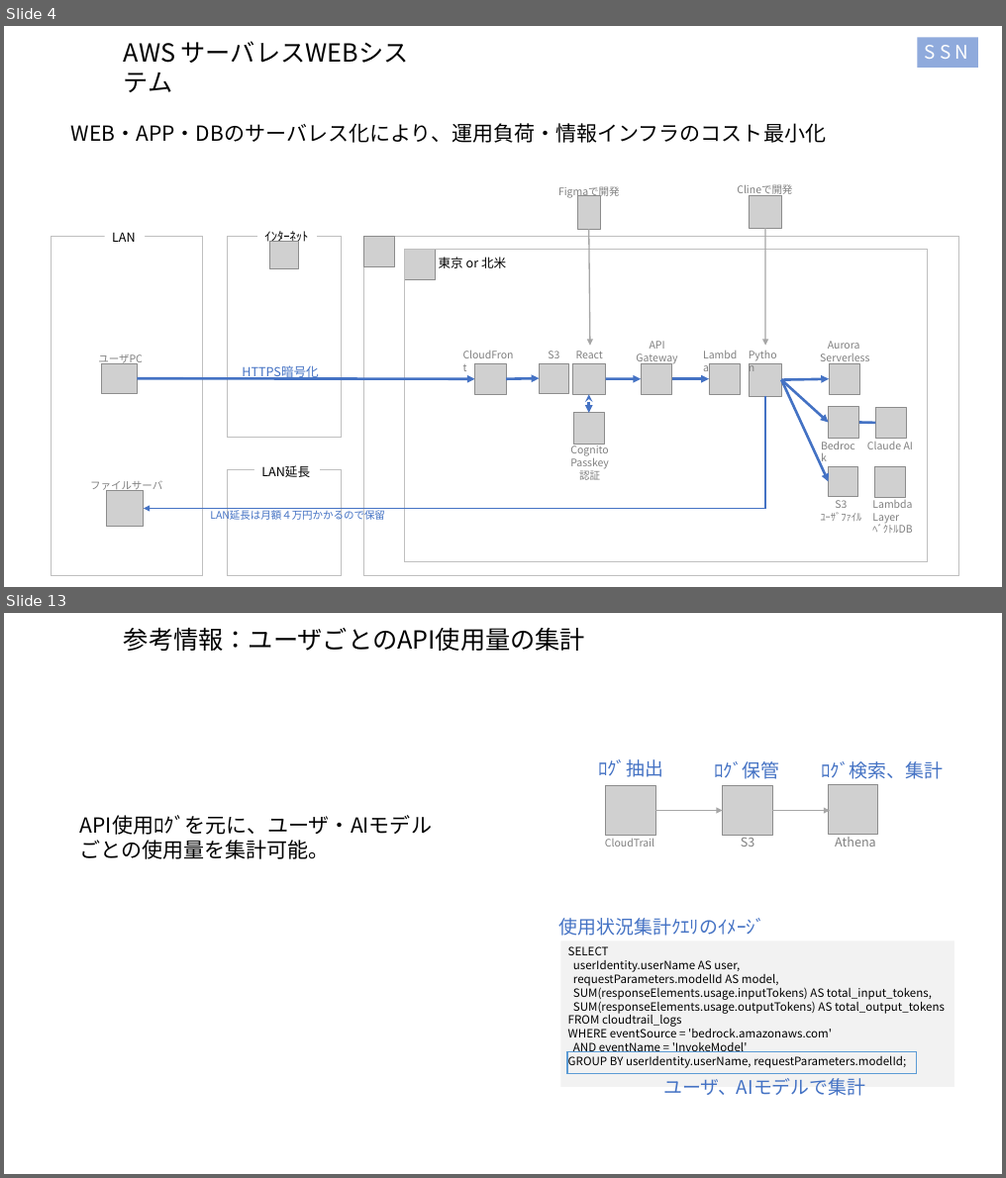
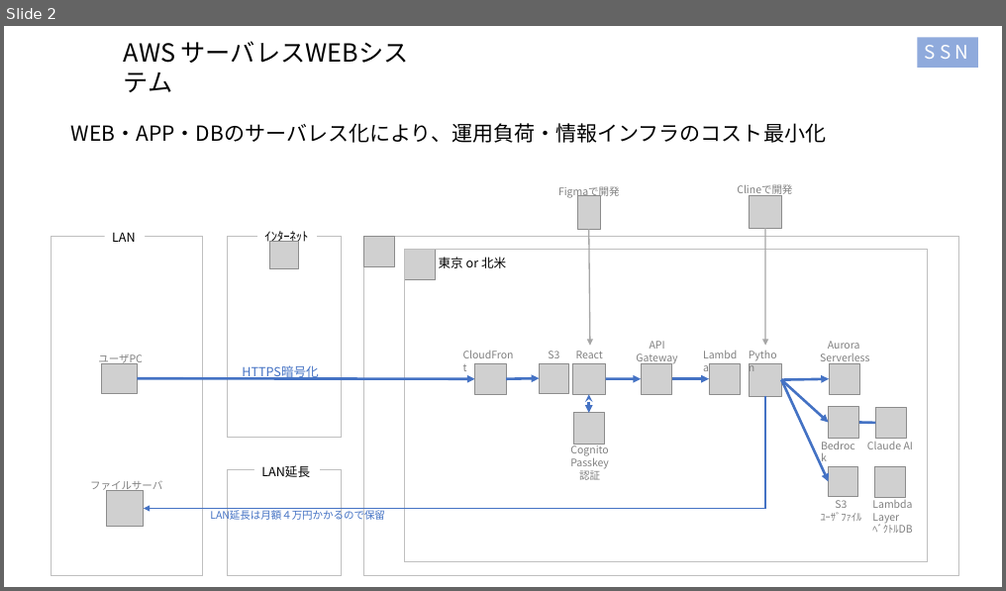
Before and after one commit to kiri0408/tyaga, a slide deck: aws_memo2.pptx. Shown one above the other, each under a label of ours: slides 4 and 13 before the commit, slide 2 after it; the slides between them are not shown. The pictures are 1006x1178 and 1006x591 pixels, drawn with LibreOffice and Linux fonts; fonts in the diff are those of the drawing; grey boxes stand for pictures. Boxes give left, top, right and bottom in pixels: in the first picture for what was removed or moved away, otherwise in the second. Text is boxed around its words. In the diff, an @@ line names an element or a change of style, - is before the commit and + after.

```diff
--- a/aws_memo2.pptx
+++ b/aws_memo2.pptx
@@ slide 13 removed at bbox=[4, 613, 1002, 1174], background #FFFFFF @@
@@ text removed at bbox=[124, 627, 585, 651] @@
-参考情報：ユーザごとのAPI使用量の集計
@@ text removed at bbox=[598, 760, 663, 777] @@
-ﾛｸﾞ抽出
@@ picture removed at bbox=[606, 786, 656, 836] @@
@@ text removed at bbox=[714, 761, 779, 779] @@
-ﾛｸﾞ保管
@@ picture removed at bbox=[723, 786, 773, 836] @@
@@ text removed at bbox=[821, 761, 943, 779] @@
-ﾛｸﾞ検索、集計
@@ picture removed at bbox=[829, 784, 878, 835] @@
@@ text removed at bbox=[80, 815, 432, 860] @@
-API使用ﾛｸﾞを元に、ユーザ・AIモデルごとの使用量を集計可能。
@@ arrow removed from (656, 811) to (723, 811) @@
@@ arrow removed from (773, 811) to (830, 811) @@
@@ text removed at bbox=[605, 838, 654, 847] @@
-CloudTrail
@@ text removed at bbox=[741, 834, 754, 847] @@
-S3
@@ text removed at bbox=[835, 834, 876, 847] @@
-Athena
@@ text removed at bbox=[559, 918, 765, 936] @@
-使用状況集計ｸｴﾘのｲﾒｰｼﾞ
@@ rectangle removed at bbox=[561, 941, 954, 1087] @@
-SELECT
-userIdentity.userName AS user,
-requestParameters.modelId AS model,
-SUM(responseElements.usage.inputTokens) AS total_input_tokens,
-SUM(responseElements.usage.outputTokens) AS total_output_tokens
-FROM cloudtrail_logs
-WHERE eventSource = 'bedrock.amazonaws.com'
-AND eventName = 'InvokeModel'
-GROUP BY userIdentity.userName, requestParameters.modelId;
@@ rectangle removed at bbox=[567, 1053, 917, 1074] @@
@@ text removed at bbox=[663, 1078, 865, 1096] @@
-ユーザ、AIモデルで集計
@@ what was slide 4 is now slide 2 @@
```
Also in this commit, not shown: 12 other slides removed.
